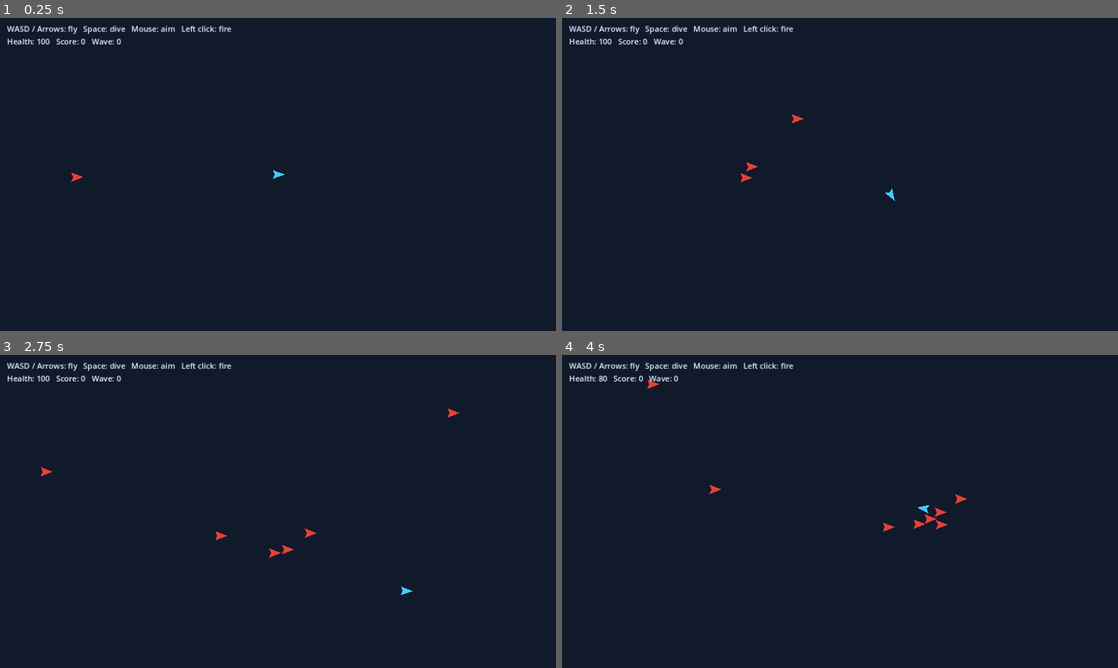
Above: before the commit, frames 1-4 (two rows, left to right).
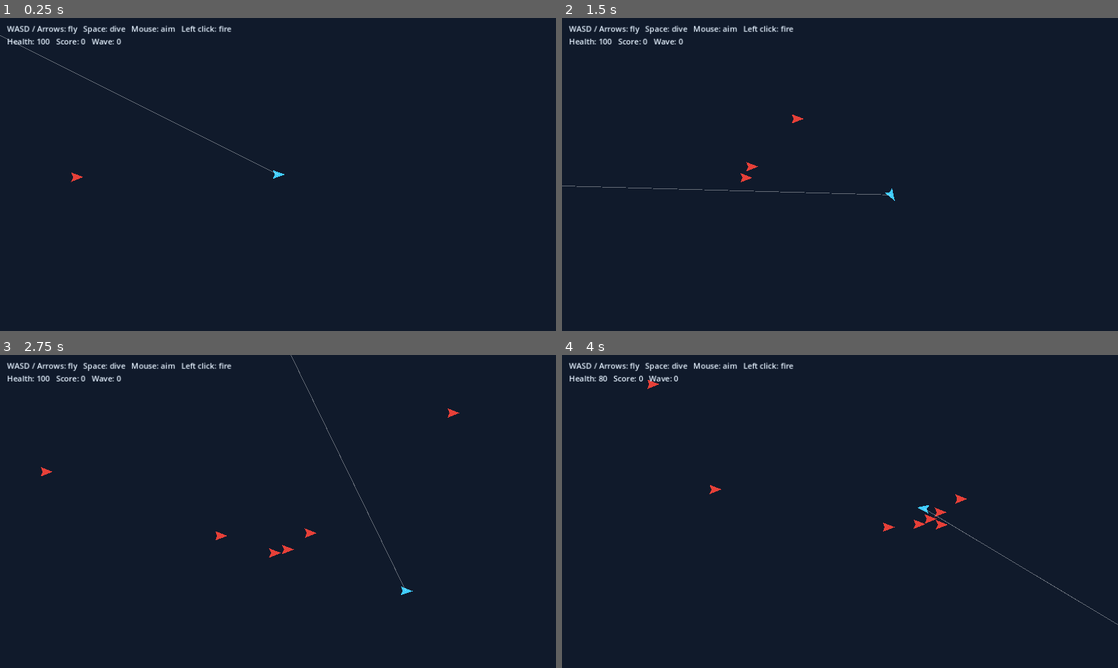
Above: after the commit, the same moments.

Repository: IsiahJohnson/superflight-skyrogue
Game: Godot game, scene res://scenes/main.tscn
Two runs of this game, one before a commit and one after it. Both use one fixed random seed, a clock stepped at 60 frames per second and the inputs below.
Inputs (mouse positions are in pixels of both pictures, inside the frame that each line leads up to):
- Up to frame 1 (0.25 s): no input
- Up to frame 2 (1.5 s): tap Enter at 0.5 s; move the mouse to (962, 158) at 0.52 s; hold D (move_right) 0.53-1.28 s; hold Space (dive) 0.53-1.28 s; move the mouse to (728, 190) at 1.27 s; hold S (move_down) from 1.28 s (still down); click (728, 190) at 1.35 s
- Up to frame 3 (2.75 s): move the mouse to (333, 442) at 2.02 s; release S (move_down) at 2.03 s; hold D (move_right) from 2.03 s (still down); tap Enter at 2.1 s
- Up to frame 4 (4 s): move the mouse to (812, 574) at 2.77 s; release D (move_right) at 2.78 s; hold W (move_up) 2.78-3.53 s; tap Keypad Enter at 2.85 s; move the mouse to (1006, 558) at 3.52 s; hold A (move_left) from 3.53 s (still down); tap 1 at 3.6 s

The runs differ from the first frame. In frame 1, 0.1% of the frame differs, in the area x 0-50%, y 5-50%; in frame 2, 0.1%, in the area x 0-60%, y 53-57%; in frame 3, 0.1%; in frame 4, less than 0.1%.

Commit message:
Apply remaining changes
Co-authored-by: IsiahJohnson <92471437+IsiahJohnson@users.noreply.github.com>

Diff:
--- a/scenes/main.tscn
+++ b/scenes/main.tscn
@@ -6,6 +6,7 @@
 [ext_resource type="Script" path="res://scripts/managers/upgrade_manager.gd" id="4_upgrade_manager"]
 [ext_resource type="Script" path="res://scripts/player/flight_controller.gd" id="5_flight_controller"]
 [ext_resource type="Script" path="res://scripts/player/weapons.gd" id="6_weapons"]
+[ext_resource type="Script" path="res://scripts/player/projectile_line.gd" id="7_projectile_line"]
 
 [sub_resource type="CircleShape2D" id="CircleShape2D_player"]
 radius = 12.0
@@ -32,6 +33,9 @@
 [node name="Weapons" type="Node" parent="Player"]
 script = ExtResource("6_weapons")
 
+[node name="ProjectileLine" type="Node2D" parent="Player"]
+script = ExtResource("7_projectile_line")
+
 [node name="HUD" type="CanvasLayer" parent="."]
 
 [node name="Status" type="Label" parent="HUD"]
--- a/scripts/managers/upgrade_manager.gd
+++ b/scripts/managers/upgrade_manager.gd
@@ -6,7 +6,9 @@
 	"reinforced_hull": {"name": "Reinforced Hull", "description": "+20 maximum health"},
 	"light_frame": {"name": "Light Frame", "description": "+10% flight speed"},
 	"rapid_fire": {"name": "Rapid Fire", "description": "20% faster firing"},
-	"heavy_rounds": {"name": "Heavy Rounds", "description": "+5 weapon damage"}
+	"heavy_rounds": {"name": "Heavy Rounds", "description": "+5 weapon damage"},
+	"spread_shot": {"name": "Spread Shot", "description": "+2 projectiles in a fan"},
+	"laser": {"name": "Laser", "description": "Continuous beam with longer range"}
 }
 
 var upgrade_levels: Dictionary = {}
@@ -61,10 +63,20 @@
 			var weapons = player.get_node_or_null("Weapons")
 			if weapons:
 				weapons.fire_rate = maxf(0.05, weapons.fire_rate * 0.8)
+				weapons.rapid_level += 1
 		"heavy_rounds":
 			var weapons = player.get_node_or_null("Weapons")
 			if weapons:
 				weapons.damage += 5
+				weapons.heavy_level += 1
+		"spread_shot":
+			var weapons = player.get_node_or_null("Weapons")
+			if weapons:
+				weapons.spread_level += 1
+		"laser":
+			var weapons = player.get_node_or_null("Weapons")
+			if weapons:
+				weapons.laser_level += 1
 
 func _save_game_data():
 	var config = ConfigFile.new()
--- /dev/null
+++ b/scripts/player/projectile_line.gd
@@ -0,0 +1,76 @@
+extends Node2D
+
+# Draws the aim line(s) for the player's shots. Style follows the active weapon
+# upgrades and eases toward its target values for smooth transitions.
+
+const BASE_COLOR = Color(1.0, 1.0, 1.0, 0.35)
+const SPREAD_COLOR = Color(0.3, 0.9, 1.0, 0.4)
+const RAPID_COLOR = Color(1.0, 0.85, 0.2, 0.45)
+const HEAVY_COLOR = Color(1.0, 0.45, 0.2, 0.45)
+const LASER_COLOR = Color(1.0, 0.2, 0.3, 0.55)
+const BLEND_SPEED = 8.0
+
+@onready var weapons = get_parent().get_node_or_null("Weapons")
+
+var color: Color = BASE_COLOR
+var width: float = 1.5
+var spread_angle: float = 0.0
+var glow: float = 0.0
+var pulse_time: float = 0.0
+
+func _process(delta):
+	if weapons == null:
+		return
+	pulse_time += delta
+	var t = clampf(delta * BLEND_SPEED, 0.0, 1.0)
+
+	var target_color = BASE_COLOR
+	var target_width = 1.5
+	var target_glow = 0.0
+	if weapons.spread_level > 0:
+		target_color = SPREAD_COLOR
+	if weapons.rapid_level > 0:
+		target_color = RAPID_COLOR
+		target_width = 2.5 + minf(weapons.rapid_level, 5) * 0.3
+	if weapons.heavy_level > 0:
+		target_color = HEAVY_COLOR
+		target_width = 3.0 + minf(weapons.heavy_level, 5) * 0.5
+		target_glow = 1.0
+	if weapons.laser_level > 0:
+		target_color = LASER_COLOR
+		target_width = 4.0
+		target_glow = 1.0
+
+	color = color.lerp(target_color, t)
+	width = lerpf(width, target_width, t)
+	glow = lerpf(glow, target_glow, t)
+	var count = weapons.get_shot_count()
+	spread_angle = lerpf(spread_angle, weapons.SPREAD_STEP if count > 1 else 0.0, t)
+	queue_redraw()
+
+func _draw():
+	if weapons == null:
+		return
+	var aim = weapons.get_aim_direction()
+	if aim == Vector2.ZERO:
+		return
+	var local_aim = get_global_transform().basis_xform_inv(aim).normalized()
+	var length = weapons.get_effective_range()
+	var count = weapons.get_shot_count()
+
+	var line_color = color
+	var line_width = width
+	if weapons.rapid_level > 0:
+		line_width *= 1.0 + 0.2 * sin(pulse_time * TAU * 4.0)
+		line_color.a *= 0.85 + 0.15 * sin(pulse_time * TAU * 4.0)
+
+	for index in range(count):
+		var angle = (index - (count - 1) / 2.0) * spread_angle
+		var end = local_aim.rotated(angle) * length
+		if glow > 0.01:
+			var glow_color = line_color
+			glow_color.a *= 0.35 * glow
+			draw_line(Vector2.ZERO, end, glow_color, line_width * 3.0)
+		draw_line(Vector2.ZERO, end, line_color, line_width)
+		if weapons.laser_level > 0:
+			draw_line(Vector2.ZERO, end, Color(1, 1, 1, 0.7 * line_color.a / 0.55), maxf(1.0, line_width * 0.3))
--- a/scripts/player/weapons.gd
+++ b/scripts/player/weapons.gd
@@ -3,6 +3,15 @@
 @export var fire_rate: float = Constants.PLAYER_FIRE_RATE
 @export var damage: int = Constants.BULLET_DAMAGE
 @export var range: float = 900.0
+
+# Upgrade levels, read by the projectile line so it mirrors the actual shot pattern
+var spread_level: int = 0
+var rapid_level: int = 0
+var heavy_level: int = 0
+var laser_level: int = 0
+
+const SPREAD_STEP: float = deg_to_rad(10.0)
+const LASER_RANGE_BONUS: float = 400.0
 
 var cooldown: float = 0.0
 @onready var player: CharacterBody2D = get_parent()
@@ -12,15 +21,30 @@
 	if Input.is_action_pressed("shoot") and cooldown == 0.0:
 		_fire()
 
+func get_shot_count() -> int:
+	return 1 + spread_level * 2
+
+func get_effective_range() -> float:
+	return range + (LASER_RANGE_BONUS if laser_level > 0 else 0.0)
+
+func get_aim_direction() -> Vector2:
+	return player.global_position.direction_to(player.get_global_mouse_position())
+
 func _fire():
 	cooldown = fire_rate
-	var direction = player.global_position.direction_to(player.get_global_mouse_position())
+	var direction = get_aim_direction()
 	if direction == Vector2.ZERO:
 		return
 
+	var count = get_shot_count()
+	for index in range(count):
+		var angle = (index - (count - 1) / 2.0) * SPREAD_STEP
+		_fire_ray(direction.rotated(angle))
+
+func _fire_ray(direction: Vector2):
 	var query = PhysicsRayQueryParameters2D.create(
 		player.global_position,
-		player.global_position + direction * range
+		player.global_position + direction * get_effective_range()
 	)
 	query.exclude = [player.get_rid()]
 	var hit = player.get_world_2d().direct_space_state.intersect_ray(query)
Not shown: 1 places in scenes/main.tscn that only renumber resources
